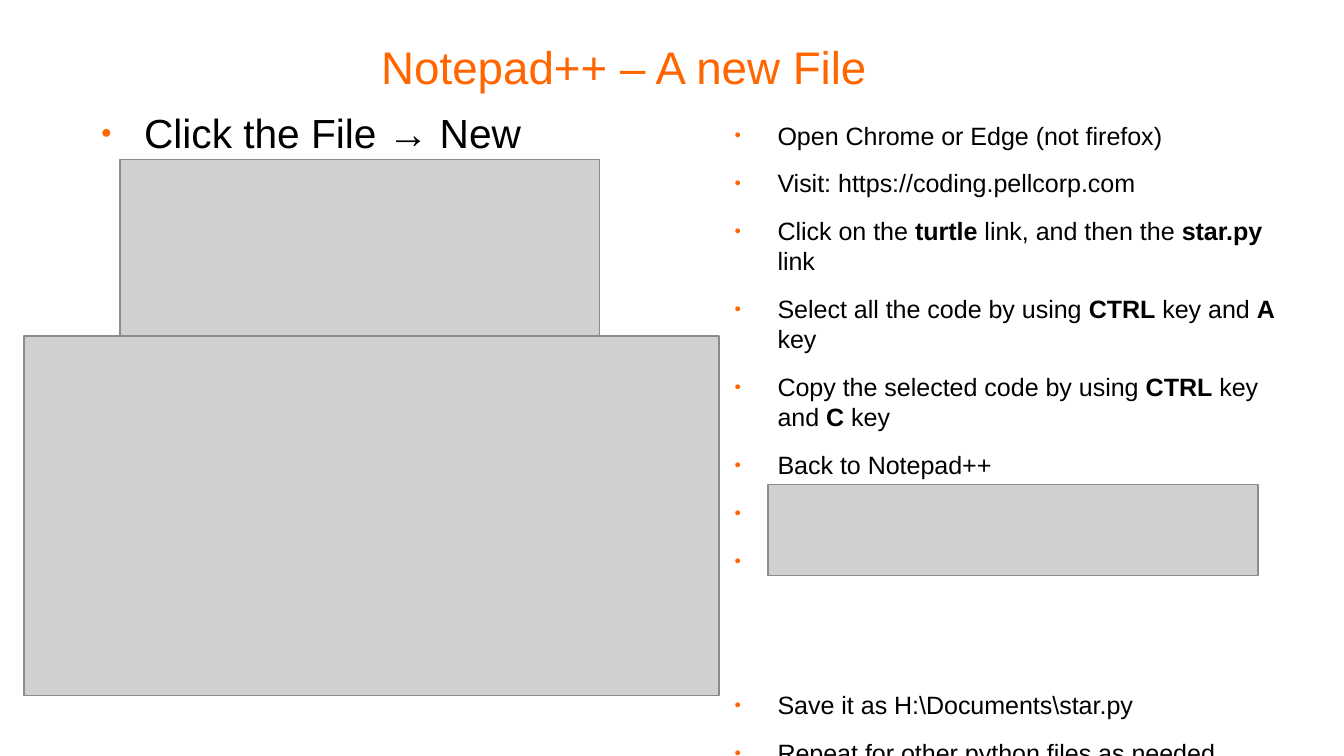
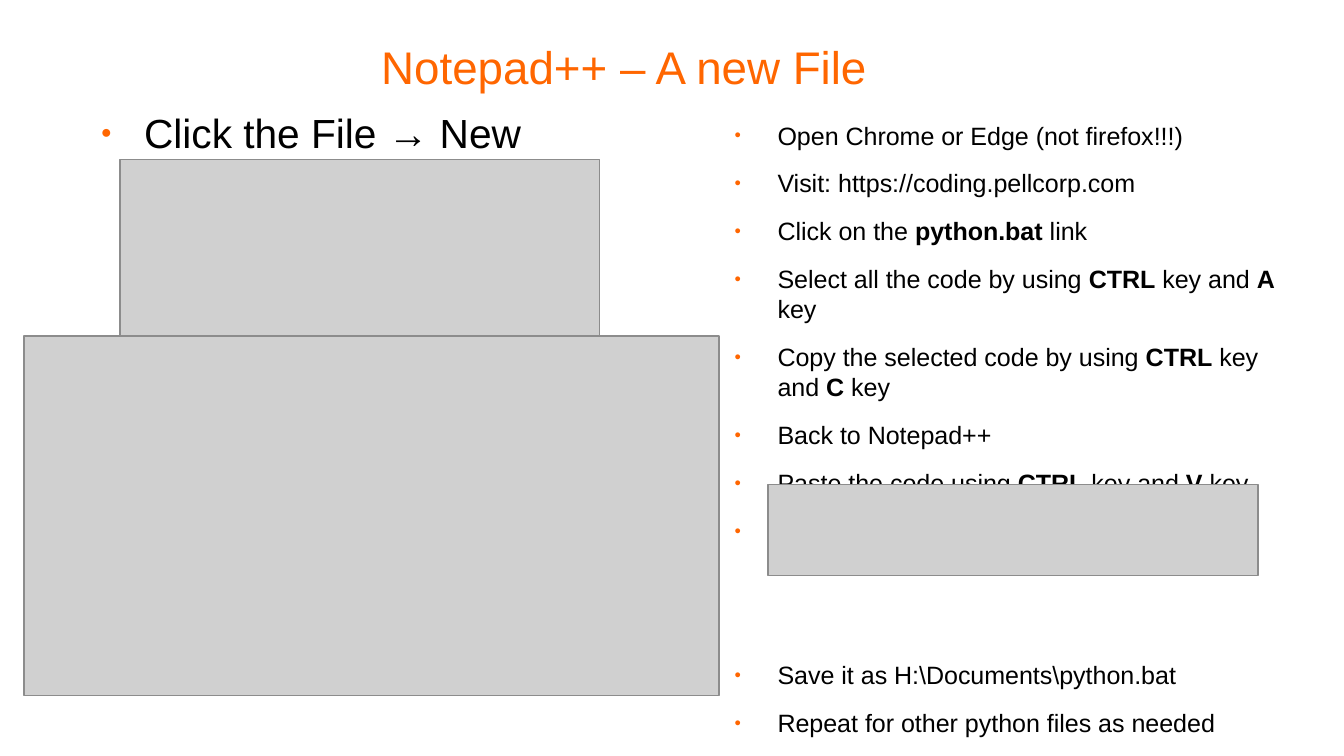
Before and after one commit to pellcorp/coding, a slide deck: slide 8 of docs/python-coding.odp (slide 4 before the commit). Drawn at 1344x756 pixels with LibreOffice and Linux fonts; fonts in the diff are those of the drawing; grey boxes stand for pictures; background and template pictures are left out. Boxes give left, top, right and bottom in pixels: in the first picture for what was removed or moved away, otherwise in the second. Text is boxed around its words. In the diff, an @@ line names an element or a change of style, - is before the commit and + after.

Commit message:
fix to python bat

```diff
--- a/docs/python-coding.odp
+++ b/docs/python-coding.odp
@@ text at (x1=778, y1=127, x2=1183, y2=150): text changed @@
-● Open Chrome or Edge (not firefox)
+● Open Chrome or Edge (not firefox!!!)
@@ text at (x1=778, y1=222, x2=1088, y2=246): text changed @@
-● Click on the turtle link, and then the star.py link
+● Click on the python.bat link
@@ text at (x1=778, y1=666, x2=1176, y2=690): text changed @@
-● Save it as H:\Documents\star.py
+● Save it as H:\Documents\python.bat
```
Also in this commit, not shown: 1 slide removed, 2 other files.
